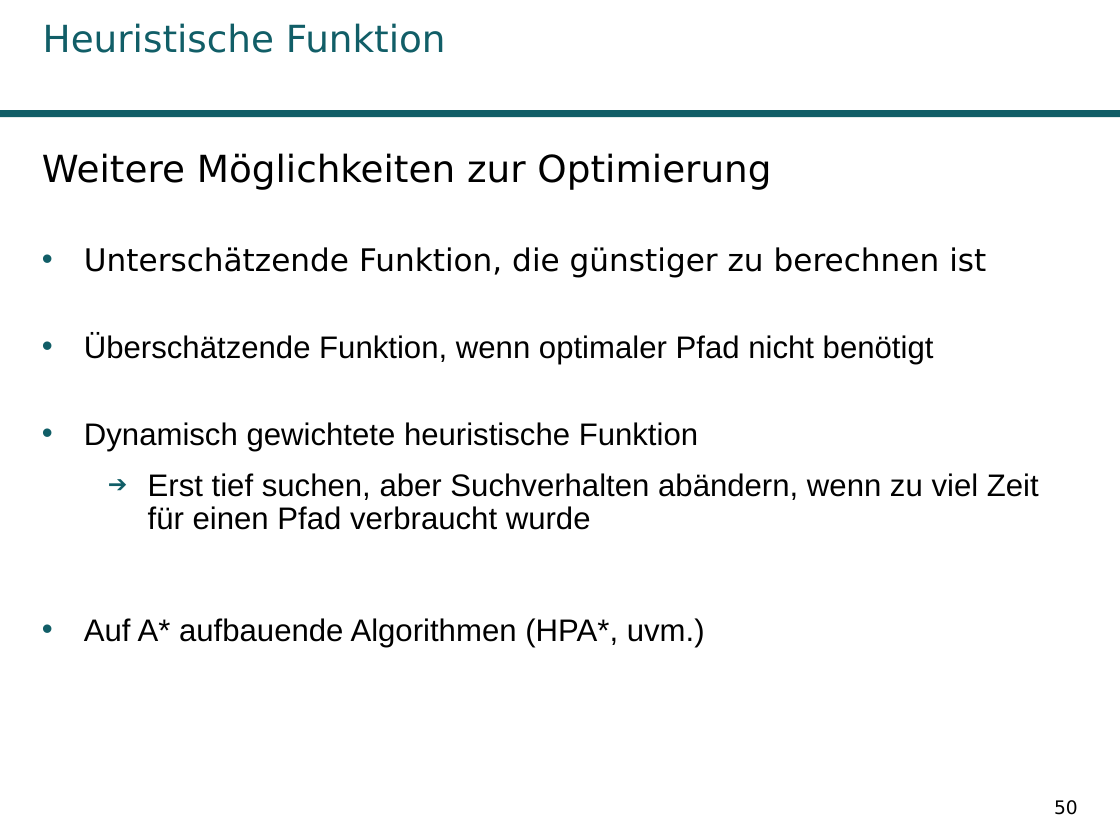
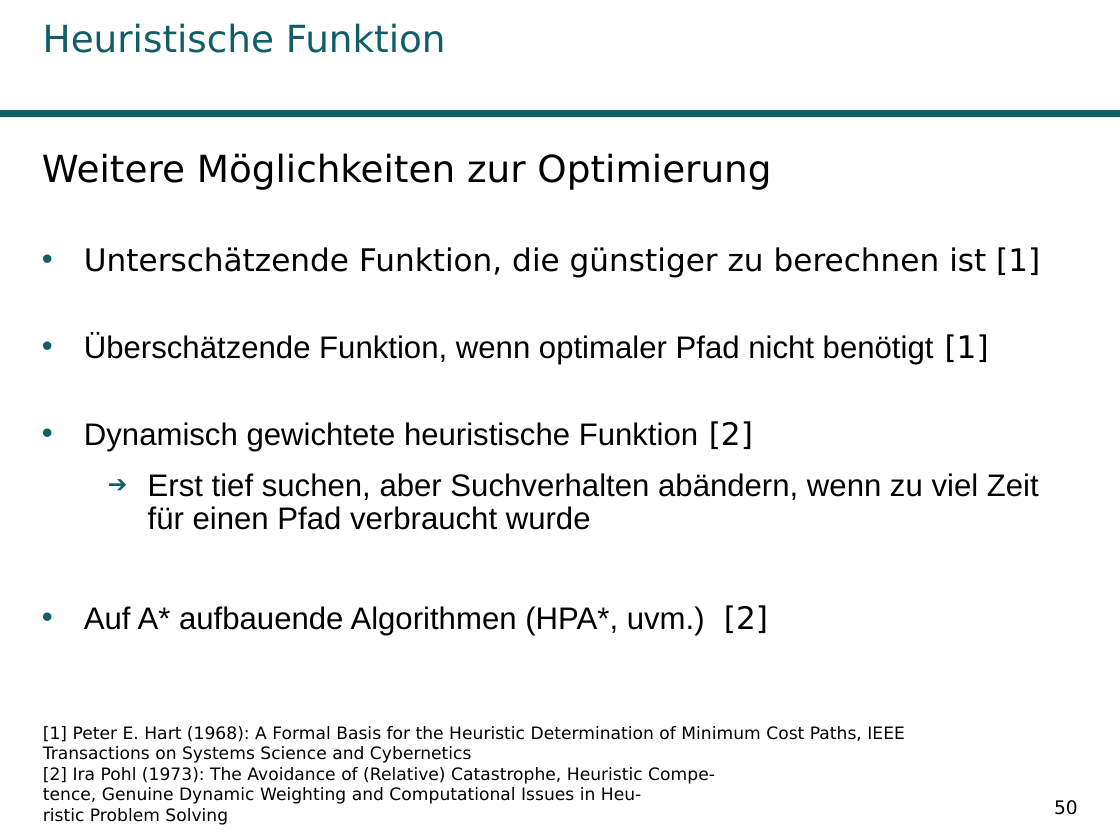
Before and after one commit to Kage0x3B/wissenschaftliches-arbeiten-praesentation, a slide deck: slide 50 of Präsentation Pfadplanungsalgorithmen.odp. Drawn at 1120x840 pixels with LibreOffice and Linux fonts; fonts in the diff are those of the drawing; background and template pictures are left out. Boxes give left, top, right and bottom in pixels: in the first picture for what was removed or moved away, otherwise in the second. Text is boxed around its words. In the diff, an @@ line names an element or a change of style, - is before the commit and + after.

```diff
--- a/Präsentation Pfadplanungsalgorithmen.odp
+++ b/Präsentation Pfadplanungsalgorithmen.odp
@@ text at (84,247,1040,451): text changed @@
-• Unterschätzende Funktion, die günstiger zu berechnen ist
-• Überschätzende Funktion, wenn optimaler Pfad nicht benötigt
-• Dynamisch gewichtete heuristische Funktion
+• Unterschätzende Funktion, die günstiger zu berechnen ist [1]
+• Überschätzende Funktion, wenn optimaler Pfad nicht benötigt [1]
+• Dynamisch gewichtete heuristische Funktion [2]
@@ text at (84,605,768,635): text changed @@
-• Auf A* aufbauende Algorithmen (HPA*, uvm.)
+• Auf A* aufbauende Algorithmen (HPA*, uvm.) [2]
@@ text added at (43,726,905,825), 11 pt, text #000000 @@
+[1] Peter E. Hart (1968): A Formal Basis for the Heuristic Determination of Minimum Cost Paths, IEEE Transactions on Systems Science and Cybernetics
+[2] Ira Pohl (1973): The Avoidance of (Relative) Catastrophe, Heuristic Compe-
+tence, Genuine Dynamic Weighting and Computational Issues in Heu-
+ristic Problem Solving
```
Also in this commit, not shown: 12 other slides changed, 1 other file.
